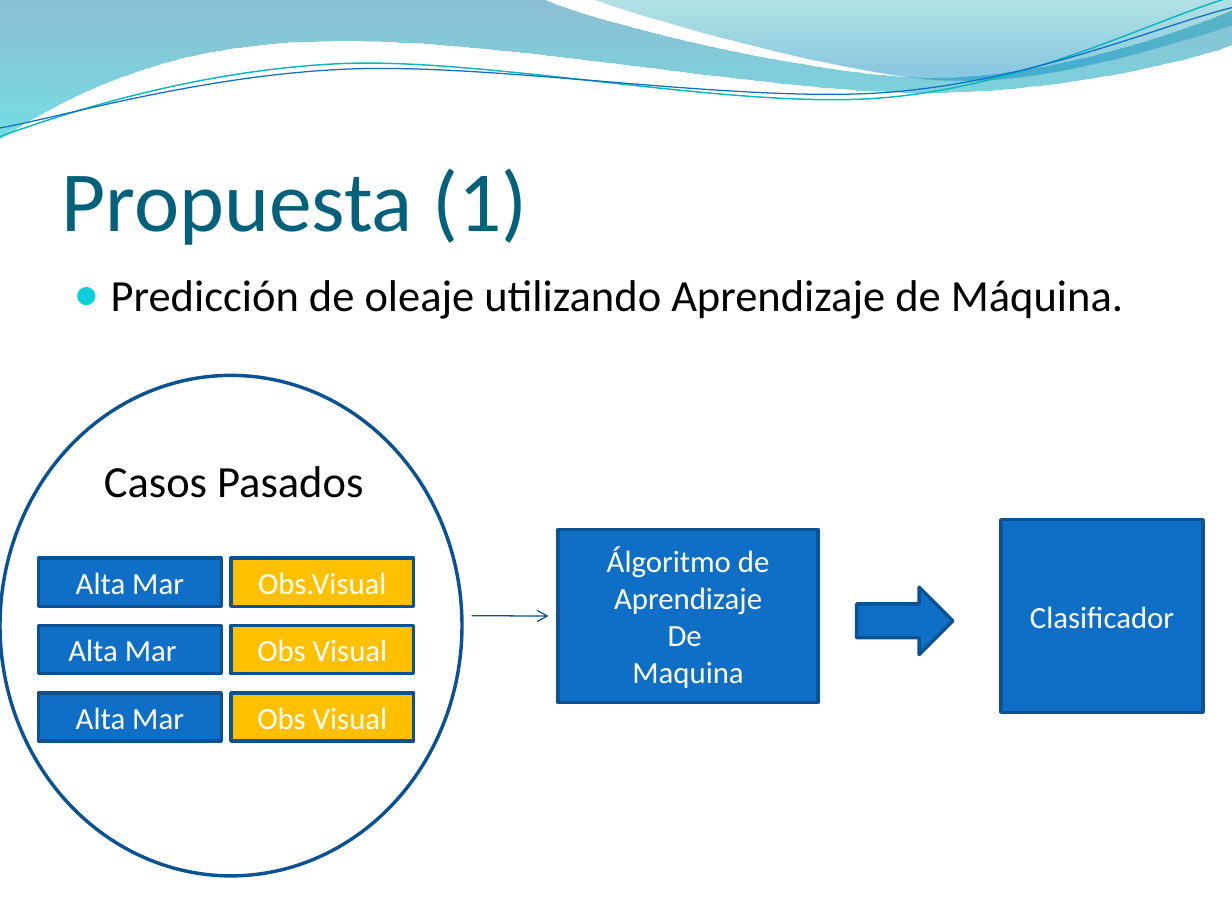
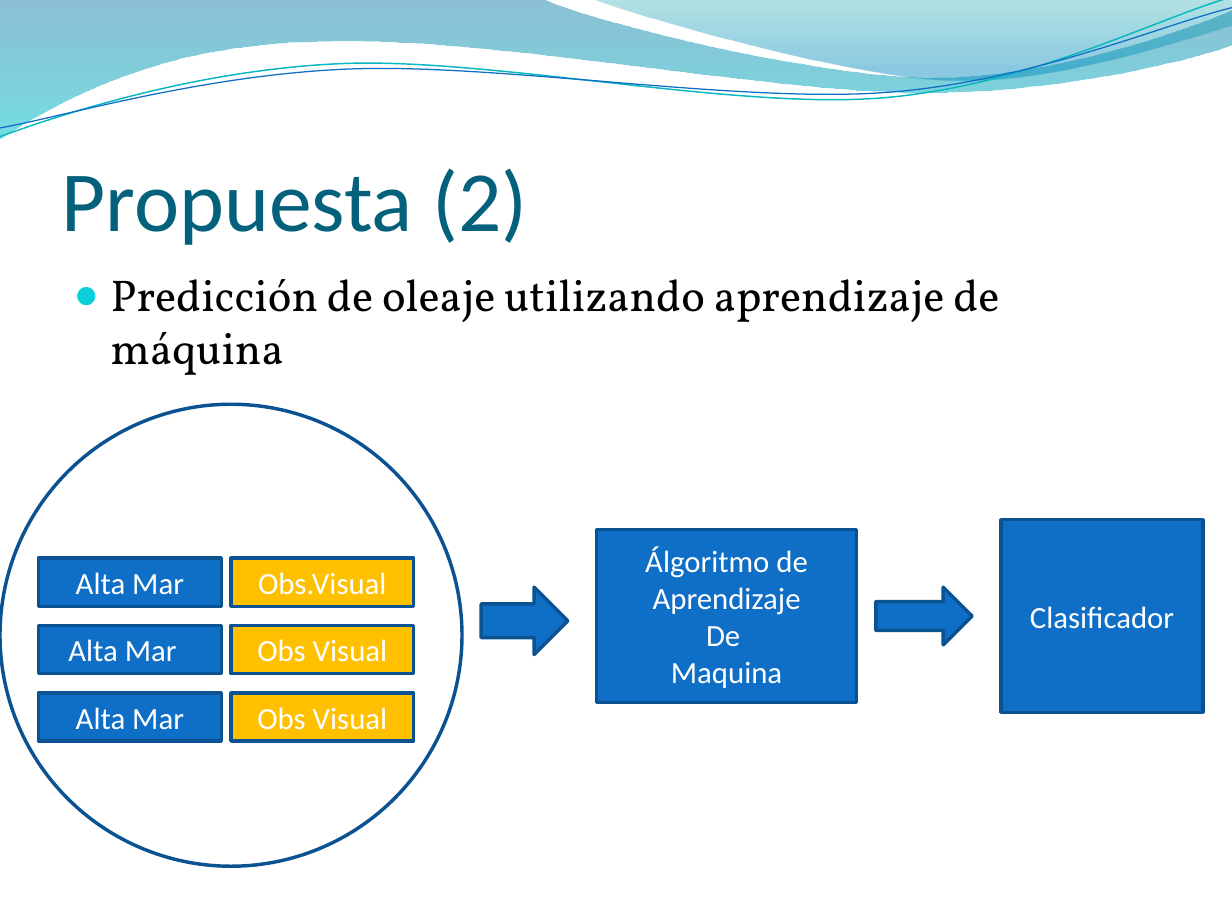
Before and after one commit to jaffadog/neuralito, a slide deck: slide 20 of neuralito/ArfGen/docs/Entregas/Informe Final/presentacion/esteban2.pptx (slide 19 before the commit). Drawn at 1232x924 pixels with LibreOffice and Linux fonts; fonts in the diff are those of the drawing; background and template pictures are left out. Boxes give left, top, right and bottom in pixels: in the first picture for what was removed or moved away, otherwise in the second. Text is boxed around its words. In the diff, an @@ line names an element or a change of style, - is before the commit and + after.

```diff
--- a/neuralito/ArfGen/docs/Entregas/Informe Final/presentacion/esteban2.pptx
+++ b/neuralito/ArfGen/docs/Entregas/Informe Final/presentacion/esteban2.pptx
@@ title at bbox=[62, 168, 527, 245]: text changed @@
-Propuesta (1)
+Propuesta (2)
@@ text at bbox=[111, 279, 999, 375]: text changed; font Calibri to Vollkorn @@
-● Predicción de oleaje utilizando Aprendizaje de Máquina.
-Casos Pasados
+● Predicción de oleaje utilizando aprendizaje de máquina
@@ ellipse: place and size @@
-ellipse at bbox=[0, 376, 462, 876]
+ellipse at bbox=[0, 404, 462, 866]
@@ rectangle "Álgoritmo de Aprendizaje": place and size @@
-rectangle "Álgoritmo de Aprendizaje" at bbox=[558, 530, 818, 703]
+rectangle "Álgoritmo de Aprendizaje" at bbox=[596, 530, 856, 703]
@@ right arrow added at bbox=[482, 588, 568, 655], fill #0F6FC6, outline #0B5292 2 pt @@
@@ right arrow: place and size @@
-right arrow at bbox=[856, 588, 952, 655]
+right arrow at bbox=[876, 588, 972, 646]
@@ arrow removed from (472, 616) to (548, 616) @@
```
Also in this commit, not shown: 21 other slides changed, 3 slides added, 1 slide removed.
